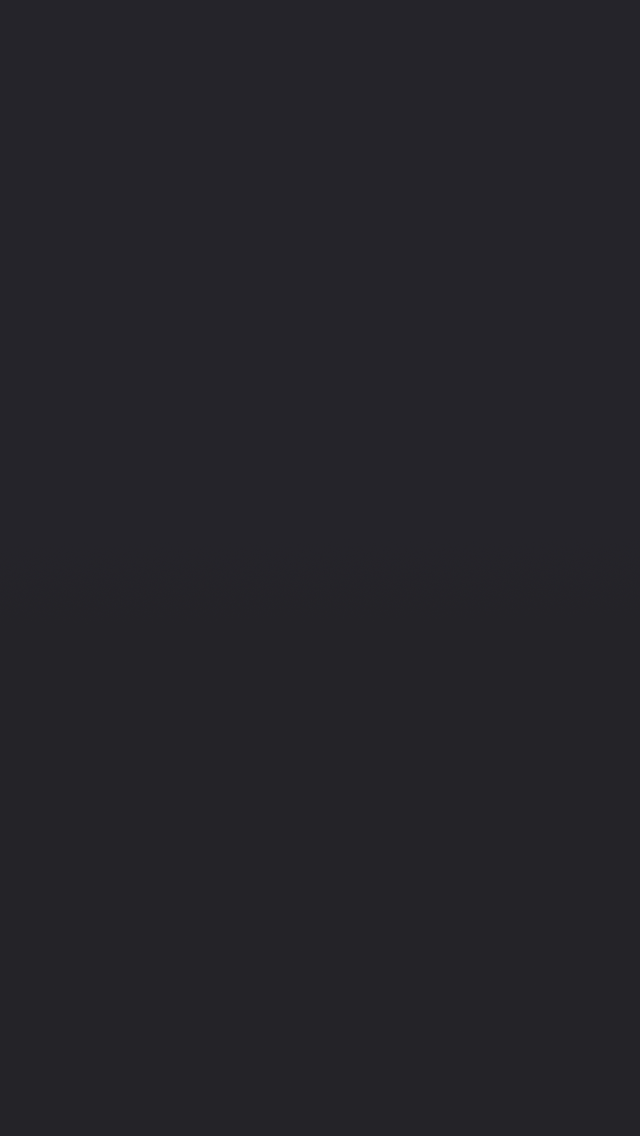
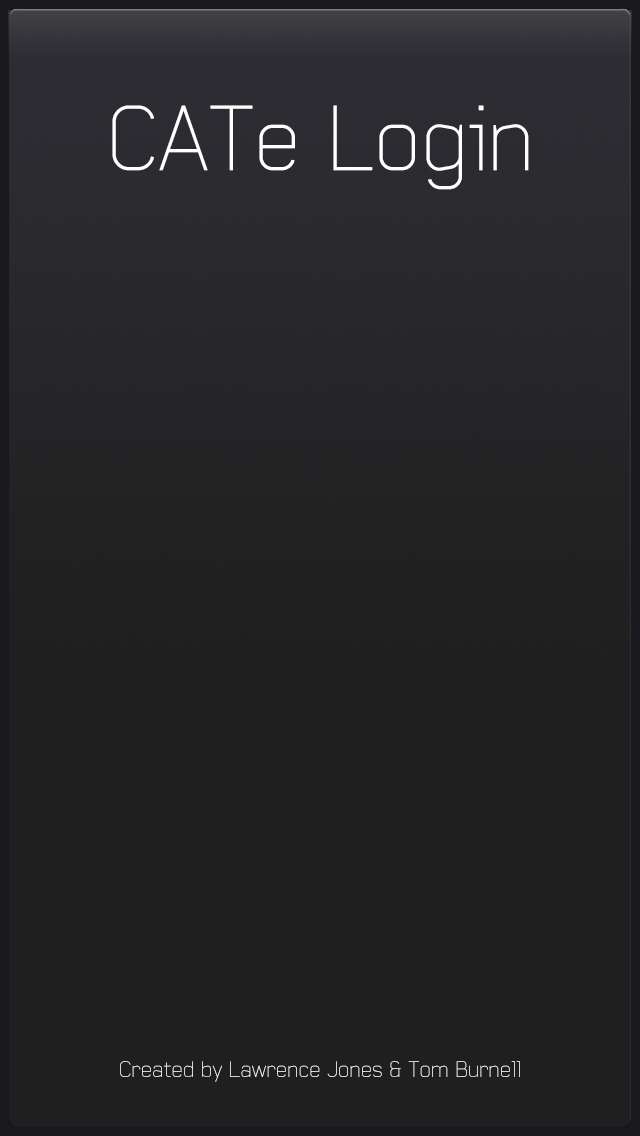
Two versions of the same layered image (640 × 1136). Layer-by-layer changes:
removed layer "Layer 1 copy 6" over bbox(0, 0, 640, 1136)
removed layer "Layer 1 copy 5" over bbox(0, 0, 640, 577)
added layer "CATe Login" above "Created by Lawrence Jones & Tom Burnell" over bbox(112, 105, 529, 190)
added layer "Created by Lawrence Jones & Tom Burnell" above "sheen" over bbox(120, 1061, 520, 1082)
added layer "sheen" (screen, 20%) above "embossed box" over bbox(8, 10, 632, 80)
added layer "embossed box" above "bg" over bbox(8, 8, 632, 1128)
added layer "bg" over bbox(0, 0, 640, 1136)
